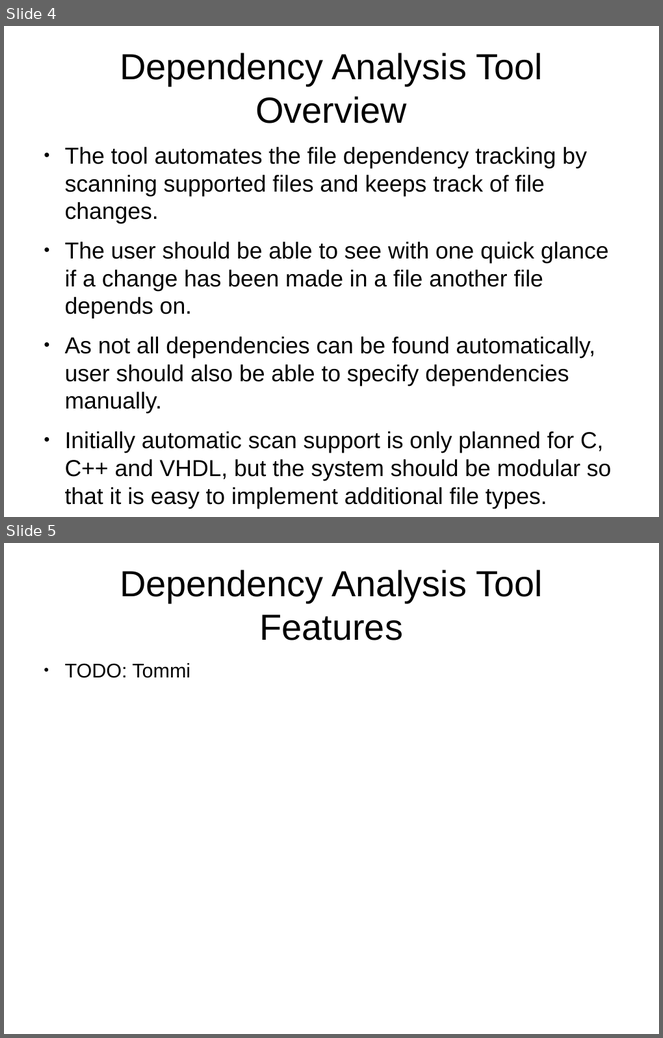
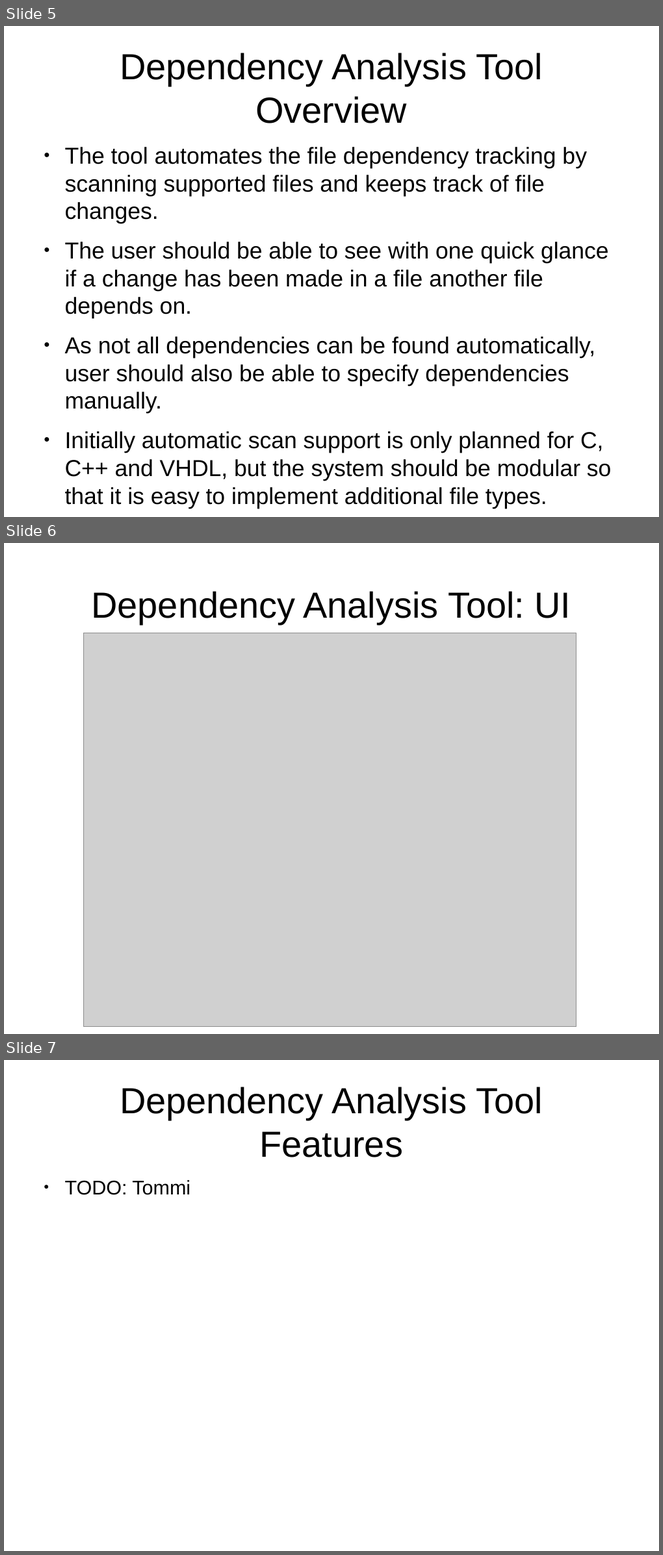
Before and after one commit to darwinbeing/kactus2all, a slide deck: Administrative/Project Plan Slides.odp. Shown one above the other, each under a label of ours: slides 4 and 5 before the commit, slides 5, 6 and 7 after it. The pictures are 663x1038 and 663x1555 pixels, drawn with LibreOffice and Linux fonts; fonts in the diff are those of the drawing; grey boxes stand for pictures. Boxes give left, top, right and bottom in pixels: in the first picture for what was removed or moved away, otherwise in the second. Text is boxed around its words. In the diff, an @@ line names an element or a change of style, - is before the commit and + after.

```diff
--- a/Administrative/Project Plan Slides.odp
+++ b/Administrative/Project Plan Slides.odp
@@ slide 6 added at <box>4,543,659,1034</box>, background #FFFFFF @@
@@ title added at <box>91,591,571,624</box>, 44 pt, text #000000 @@
+Dependency Analysis Tool: UI
@@ picture added at <box>84,633,577,1027</box> @@
@@ what was slide 4 is now slide 5 @@
@@ what was slide 5 is now slide 7 @@
```
Also in this commit, not shown: 1 slide changed, 3 other slides added, 2 slides removed.
